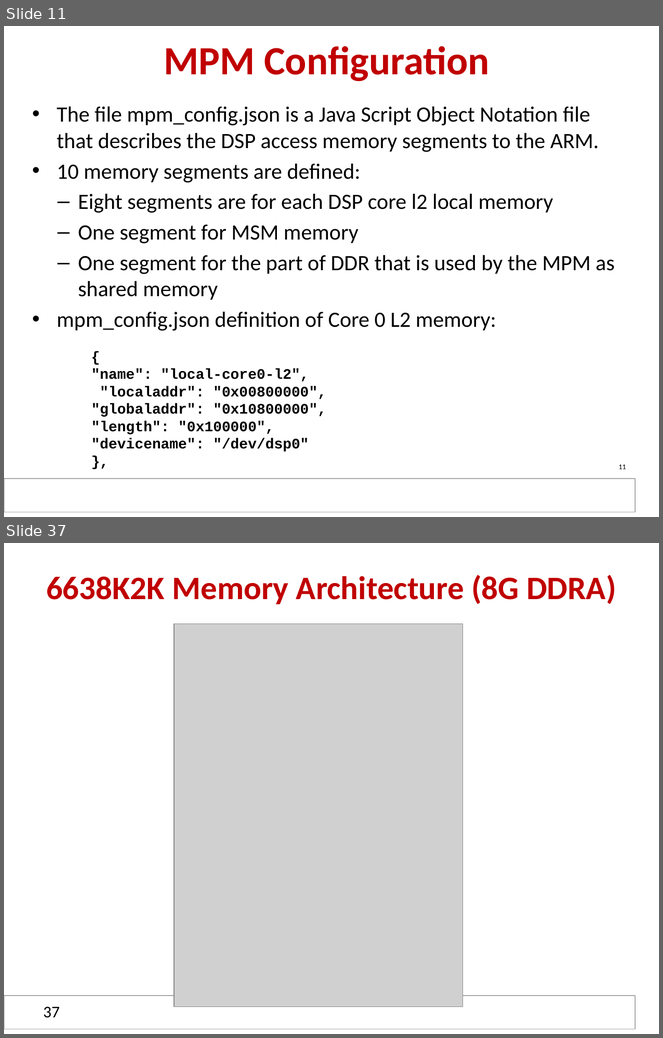
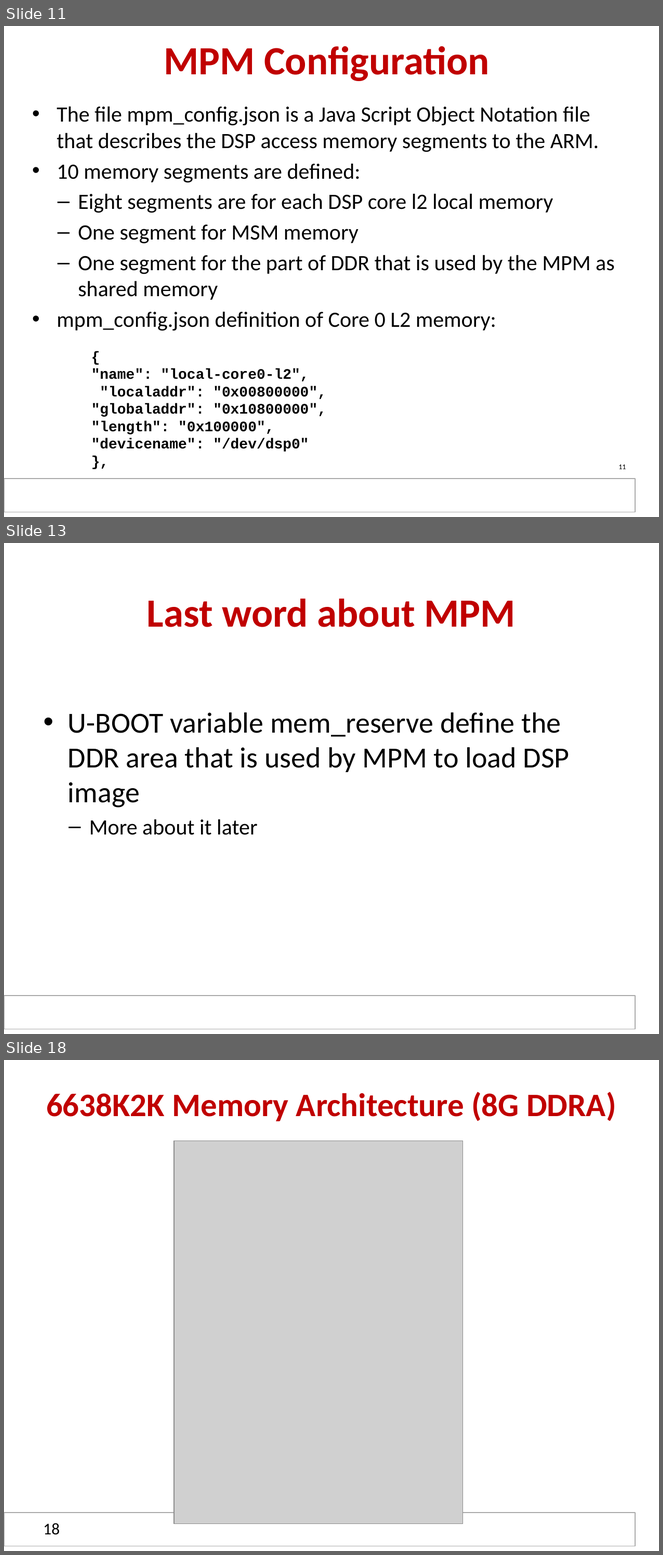
Before and after one commit to hari1989/keystone-workshop, a slide deck: slides/KeyStone ARM DSP.pptx. Shown one above the other, each under a label of ours: slides 11 and 37 before the commit, slides 11, 13 and 18 after it; the slides between them are not shown. The pictures are 663x1038 and 663x1555 pixels, drawn with LibreOffice and Linux fonts; fonts in the diff are those of the drawing; grey boxes stand for pictures; background and template pictures are left out. Boxes give left, top, right and bottom in pixels: in the first picture for what was removed or moved away, otherwise in the second. Text is boxed around its words. In the diff, an @@ line names an element or a change of style, - is before the commit and + after.

```diff
--- a/slides/KeyStone ARM DSP.pptx
+++ b/slides/KeyStone ARM DSP.pptx
@@ slide 13 added at bbox=[4, 543, 659, 1034], background #FFFFFF; not listed: 1 template element that a slide beside it also shows @@
@@ title added at bbox=[147, 599, 516, 627], 44 pt, text #C00000, bold @@
+Last word about MPM
@@ text added at bbox=[68, 713, 570, 835], 32 pt, text #000000 @@
+• U-BOOT variable mem_reserve define the DDR area that is used by MPM to load DSP image
+  – More about it later
@@ what was slide 37 is now slide 18 @@
@@ page number at bbox=[43, 1523, 60, 1535]: text changed @@
-37
+18
```
Also in this commit, not shown: 3 slides changed, 4 other slides added, 2 slides removed.
